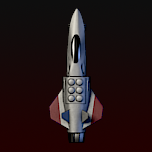
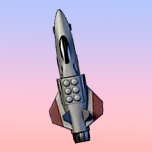
Layer changes from the first (152, 152) image to the second:
painted on "Layer 1" over [48, 8, 104, 144]
painted on "Layer 2" over [0, 0, 152, 152]
